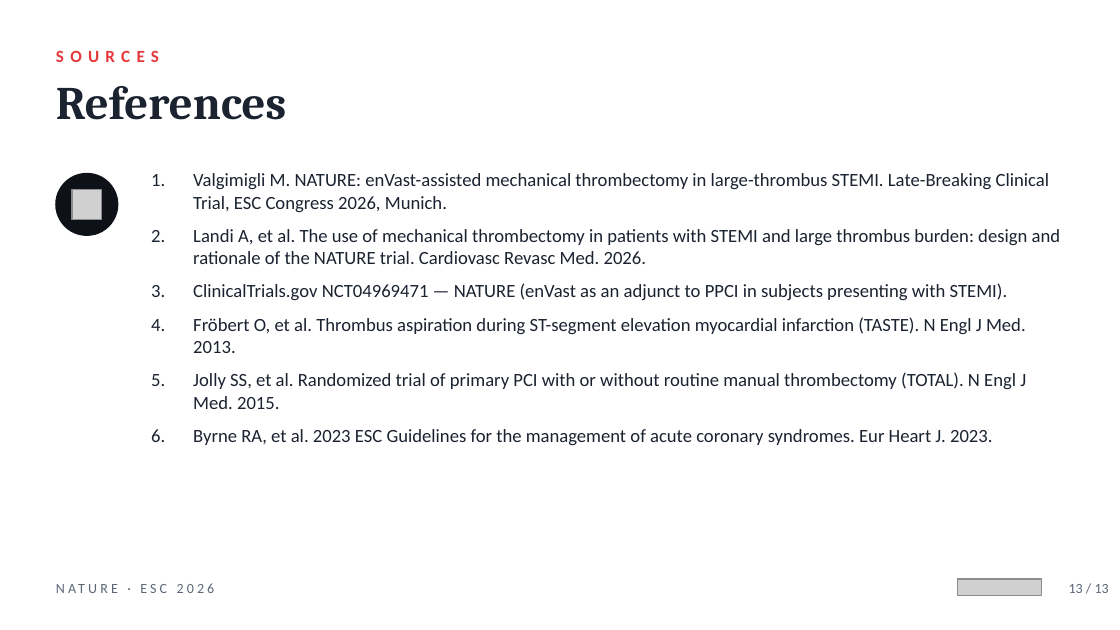
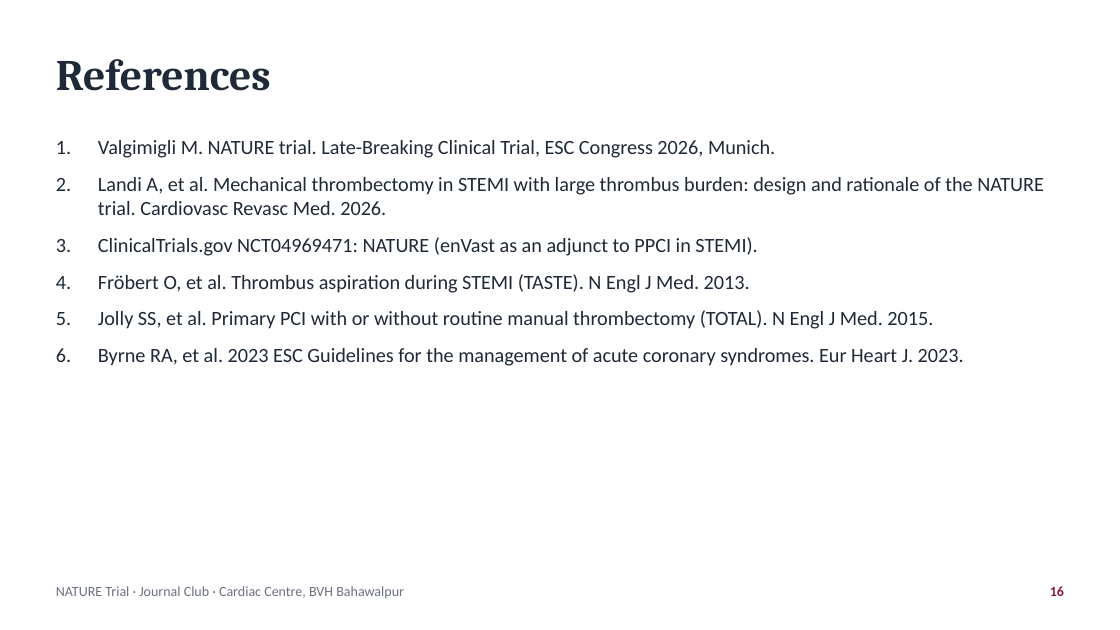
Before and after one commit to Waqar-msx9t/cs8630-A, a slide deck: slide 16 of presentations/NATURE_Trial_2026.pptx (slide 13 before the commit). Drawn at 1120x630 pixels with LibreOffice and Linux fonts; fonts in the diff are those of the drawing; grey boxes stand for pictures. Boxes give left, top, right and bottom in pixels: in the first picture for what was removed or moved away, otherwise in the second. Text is boxed around its words. In the diff, an @@ line names an element or a change of style, - is before the commit and + after.

```diff
--- a/presentations/NATURE_Trial_2026.pptx
+++ b/presentations/NATURE_Trial_2026.pptx
@@ text "References": place and size @@
-text "References" at [56, 86, 286, 120]
+text "References" at [56, 59, 271, 91]
@@ text "References" at [56, 59, 271, 91]: size 30 to 28 pt, text colour #1B2230 to #1F2937; vertical alignment top to middle @@
@@ text removed at [56, 51, 159, 62] @@
-SOURCES
@@ text "Valgimigli M. NATURE trial. Late-Breaking ...": place and size @@
-text "Valgimigli M. NATURE trial. Late-Breaking ..." at [193, 173, 1061, 445]
+text "Valgimigli M. NATURE trial. Late-Breaking ..." at [98, 140, 1044, 366]
@@ text at [98, 140, 1044, 329]: text changed; size 12 to 13 pt; text colour #1B2230 to #1F2937 @@
-1. Valgimigli M. NATURE: enVast-assisted mechanical thrombectomy in large-thrombus STEMI. Late-Breaking Clinical Trial, ESC Congress 2026, Munich.
-2. Landi A, et al. The use of mechanical thrombectomy in patients with STEMI and large thrombus burden: design and rationale of the NATURE trial. Cardiovasc Revasc Med. 2026.
-3. ClinicalTrials.gov NCT04969471 — NATURE (enVast as an adjunct to PPCI in subjects presenting with STEMI).
-4. Fröbert O, et al. Thrombus aspiration during ST-segment elevation myocardial infarction (TASTE). N Engl J Med. 2013.
-5. Jolly SS, et al. Randomized trial of primary PCI with or without routine manual thrombectomy (TOTAL). N Engl J Med. 2015.
+1. Valgimigli M. NATURE trial. Late-Breaking Clinical Trial, ESC Congress 2026, Munich.
+2. Landi A, et al. Mechanical thrombectomy in STEMI with large thrombus burden: design and rationale of the NATURE trial. Cardiovasc Revasc Med. 2026.
+3. ClinicalTrials.gov NCT04969471: NATURE (enVast as an adjunct to PPCI in STEMI).
+4. Fröbert O, et al. Thrombus aspiration during STEMI (TASTE). N Engl J Med. 2013.
+5. Jolly SS, et al. Primary PCI with or without routine manual thrombectomy (TOTAL). N Engl J Med. 2015.
@@ ellipse removed at [56, 174, 118, 235] @@
@@ picture removed at [72, 189, 101, 218] @@
@@ text at [98, 348, 964, 366]: size 12 to 13 pt, text colour #1B2230 to #1F2937 in "Byrne RA, et al. 2023 ESC Guidelines ..."; more space between paragraphs @@
@@ text removed at [56, 571, 392, 605] @@
-NATURE · ESC 2026
@@ text added at [56, 586, 404, 598], 9 pt, text #6B7280 @@
+NATURE Trial · Journal Club · Cardiac Centre, BVH Bahawalpur
@@ picture removed at [958, 579, 1042, 596] @@
@@ text added at [1050, 586, 1064, 596], 9 pt, text #8C1D40, bold @@
+16
@@ text removed at [1069, 584, 1109, 593] @@
-13 / 13
```
Also in this commit, not shown: 4 other slides changed, 12 slides added, 8 slides removed, 2 other files.
